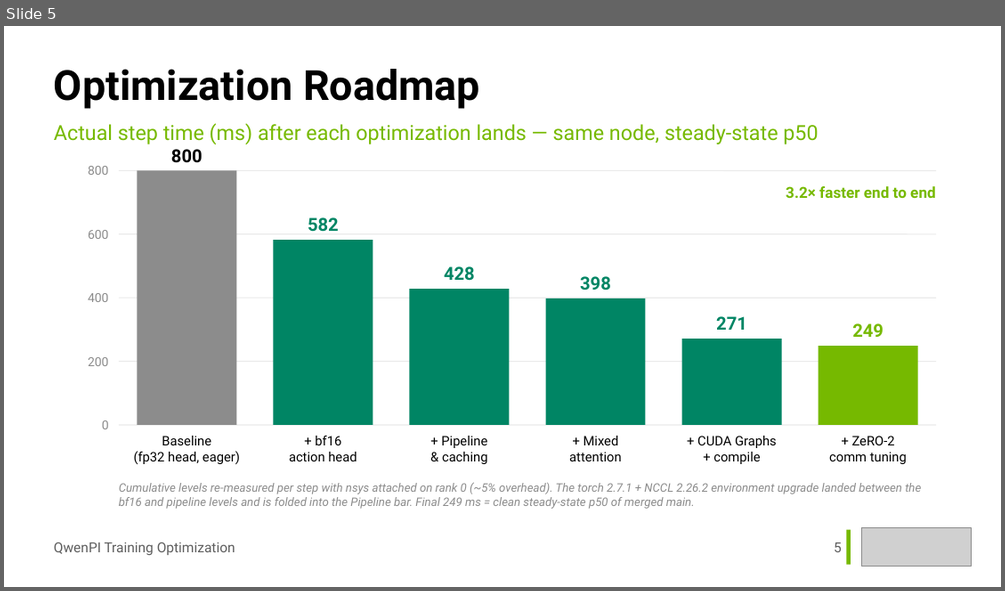
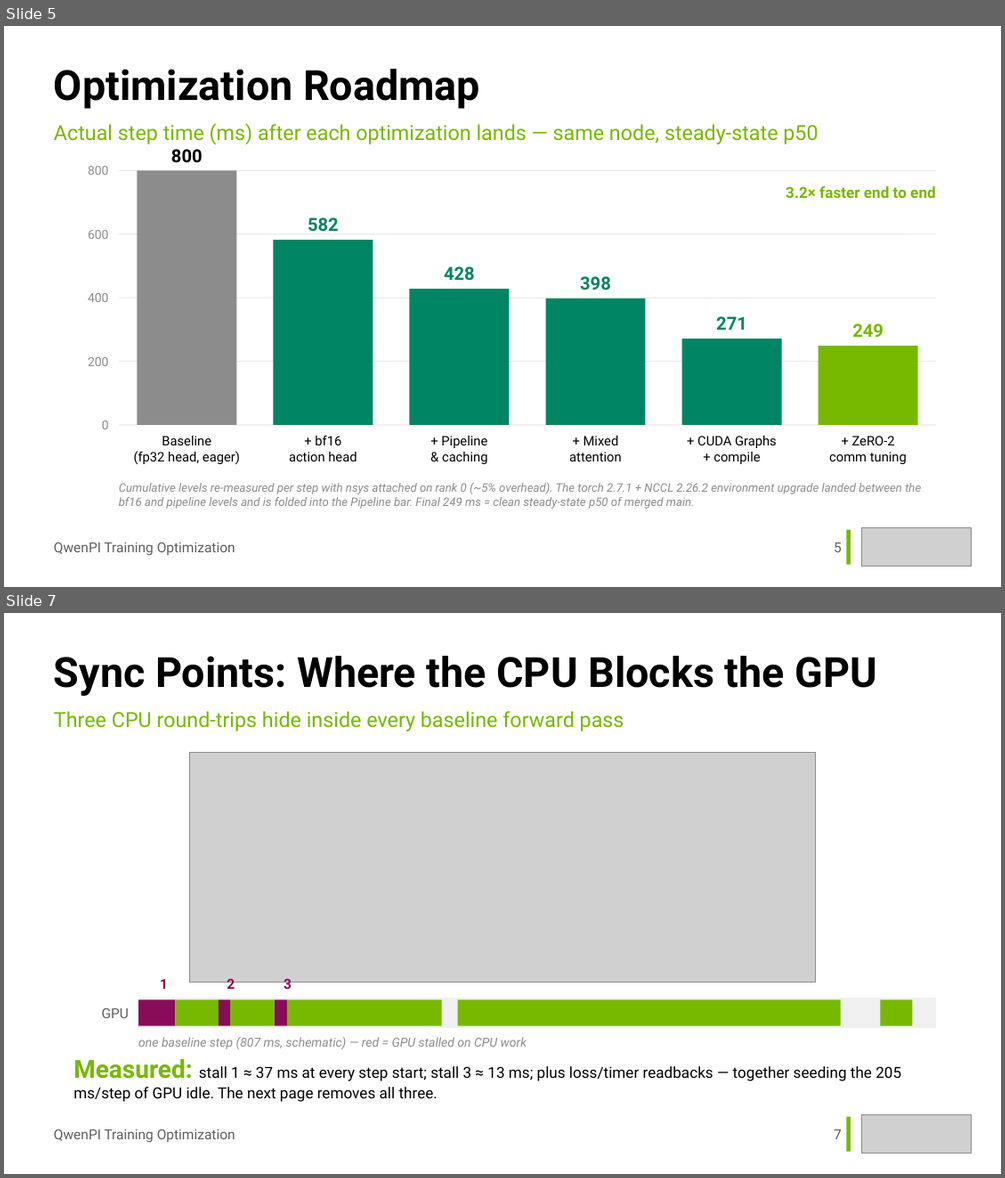
Before and after one commit to Holworth/starVLA, a slide deck: docs/slides/qwenpi-optimization.pptx. Shown one above the other, each under a label of ours: slide 5 before the commit, slides 5 and 7 after it; the slides between them are not shown. The pictures are 1005x591 and 1005x1178 pixels, drawn with LibreOffice and Linux fonts; fonts in the diff are those of the drawing; grey boxes stand for pictures. Boxes give left, top, right and bottom in pixels: in the first picture for what was removed or moved away, otherwise in the second. Text is boxed around its words. In the diff, an @@ line names an element or a change of style, - is before the commit and + after.

Commit message:
docs(slides): sync-points problem page + simplified 4-vs-1 overlap story

```diff
--- a/docs/slides/qwenpi-optimization.pptx
+++ b/docs/slides/qwenpi-optimization.pptx
@@ slide 7 added at (x1=4, y1=613, x2=1001, y2=1174), background #FFFFFF @@
@@ text added at (x1=54, y1=656, x2=877, y2=696), 30 pt, text #000000, bold @@
+Sync Points: Where the CPU Blocks the GPU
@@ text added at (x1=54, y1=711, x2=624, y2=731), 15 pt, text #76B900 @@
+Three CPU round-trips hide inside every baseline forward pass
@@ picture added at (x1=189, y1=753, x2=816, y2=981) @@
@@ text added at (x1=160, y1=979, x2=168, y2=989), 10 pt, text #890C58, bold @@
+1
@@ text added at (x1=226, y1=978, x2=235, y2=993), 10 pt, text #890C58, bold @@
+2
@@ text added at (x1=283, y1=979, x2=291, y2=993), 10 pt, text #890C58, bold @@
+3
@@ text added at (x1=102, y1=1008, x2=129, y2=1018), 10 pt, text #5E5E5E @@
+GPU
@@ rectangle added at (x1=138, y1=997, x2=936, y2=1028), fill #F0F0F0 @@
@@ rectangle added at (x1=138, y1=1000, x2=176, y2=1026), fill #890C58 @@
@@ rectangle added at (x1=176, y1=1000, x2=218, y2=1026), fill #76B900 @@
@@ rectangle added at (x1=218, y1=1000, x2=230, y2=1026), fill #890C58 @@
@@ rectangle added at (x1=230, y1=1000, x2=275, y2=1026), fill #76B900 @@
@@ rectangle added at (x1=275, y1=1000, x2=287, y2=1026), fill #890C58 @@
@@ rectangle added at (x1=287, y1=1000, x2=442, y2=1026), fill #76B900 @@
@@ rectangle added at (x1=458, y1=1000, x2=841, y2=1026), fill #76B900 @@
@@ rectangle added at (x1=880, y1=1000, x2=912, y2=1026), fill #76B900 @@
@@ text added at (x1=138, y1=1037, x2=526, y2=1049), 9 pt, text #8C8C8C, italic @@
+one baseline step (807 ms, schematic) — red = GPU stalled on CPU work
@@ text added at (x1=73, y1=1059, x2=901, y2=1102), 11 pt, text #000000 @@
+Measured: stall 1 ≈ 37 ms at every step start; stall 3 ≈ 13 ms; plus loss/timer readbacks — together seeding the 205 ms/step of GPU idle. The next page removes all three.
@@ rectangle added at (x1=846, y1=1117, x2=850, y2=1151), fill #76B900 @@
@@ picture added at (x1=861, y1=1115, x2=971, y2=1153) @@
@@ text added at (x1=54, y1=1129, x2=235, y2=1142), 10 pt, text #5E5E5E @@
+QwenPI Training Optimization
@@ text added at (x1=833, y1=1129, x2=841, y2=1139), 10 pt, text #5E5E5E @@
+7
```
Also in this commit, not shown: 7 slides changed, 1 other file.
